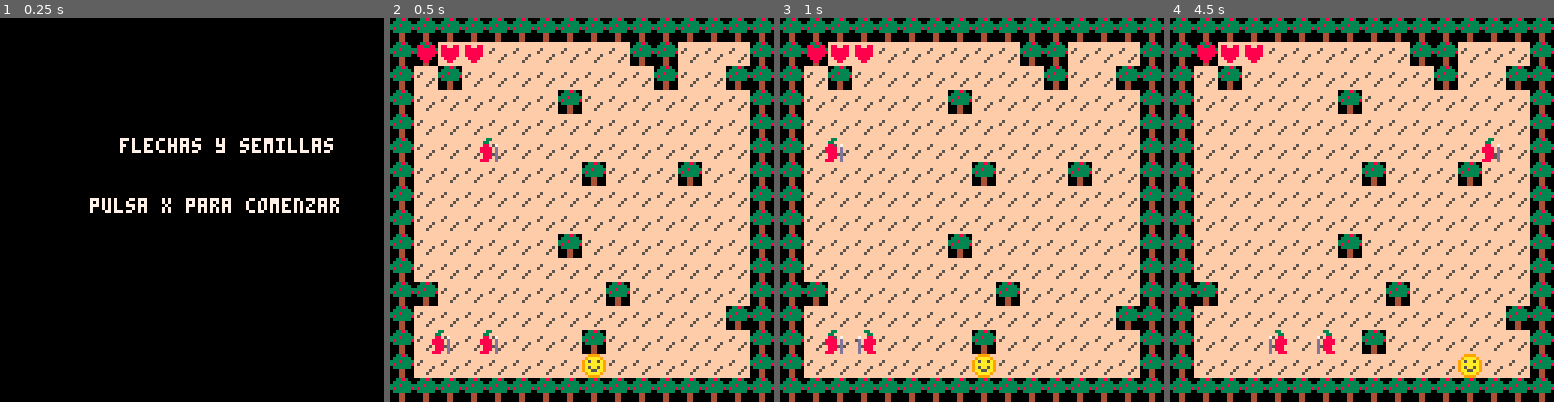
Above: before the commit, frames 1-4 (left to right).
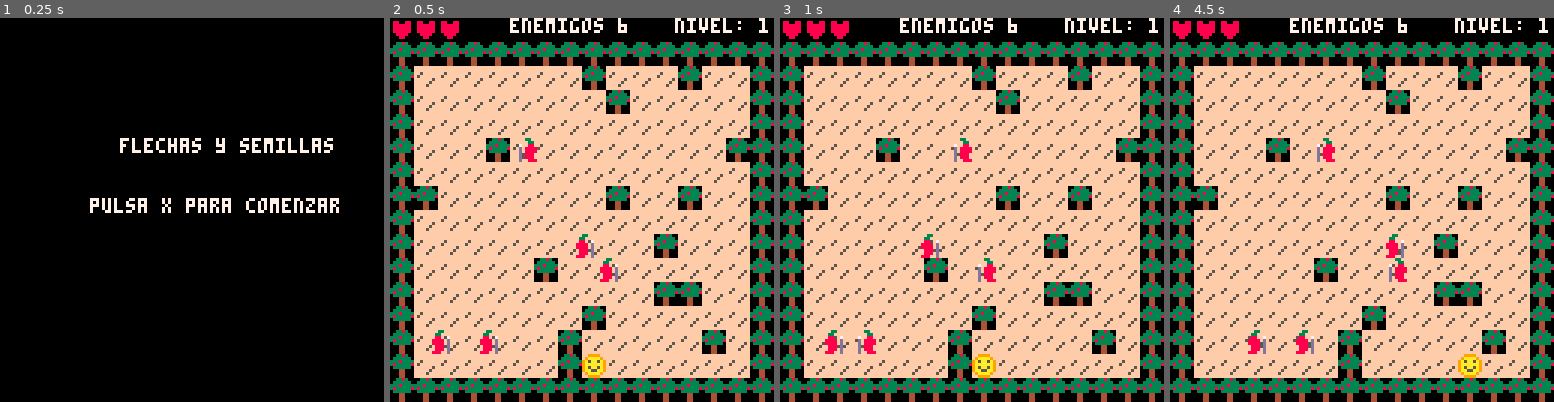
Above: after the commit, the same moments.

Repository: RodrigoS724/trees_archers
Game: PICO-8 cartridge demo.p8
Two runs of this game, one before a commit and one after it. Both use one fixed random seed, a clock stepped at 60 frames per second and the inputs below.
Inputs:
- Up to frame 1 (0.25 s): no input
- Up to frame 2 (0.5 s): tap X (X key) at 0.33 s
- Up to frame 3 (1 s): tap O (Z key) at 0.7 s
- Up to frame 4 (4.5 s): tap X (X key) at 1.07, 1.85, 2.97, 4.08 s; hold Right 1.6-2.1 s; tap O (Z key) every 0.4 s from 1.7 to 4.1 s; hold Up 2.15-2.42 s; hold Right 2.47-3.03 s; hold Left 3.08-3.58 s; hold Down 3.63-3.97 s; hold Right from 4.02 s (still down)

Frame 1 is identical in both runs. In frame 2, 19% of the frame differs, in the area x 0-100%, y 0-94%; in frame 3, 20%; in frame 4, 20%.

Commit message:
Se mejoro la UI, se mejoro la generacion del mundo y enemigos, se agregaron animaciones, se mejoraron droprates de recolectables, entre otras cosas

Diff:
--- a/demo.p8
+++ b/demo.p8
@@ -15,6 +15,8 @@
 puerta_abierta = false -- Nuevo estado para la puerta
 mostrar_mensaje_victoria = false -- Para mostrar mensaje de victoria
 nivel_actual = 1
+curas_recogidas = 0  -- contador de curas recogidas
+tiempo_mostrar_cura = 0  -- temporizador para mostrar el +1
 
 -- ENTIDAD BASE
 Entidad = {
@@ -37,23 +39,34 @@
 
 -- FUNCION PARA INICIAR EL JUEGO
 function iniciar_juego()
-				if es_nuevo_juego then
-								vidas = 3
-				end
+    if es_nuevo_juego then
+        vidas = 3
+    end
+
     jugador = Jugador:Crear()
+
+    -- reiniciar la tabla global de enemigos
     enemigos = {}
+    local total_enemigos = 5 + nivel_actual -- aumenta la cantidad total de enemigos con el nivel
+
+    -- calcular proporciれはn de enemigos tipo 1 y tipo 2
+    local prob_tipo1 = max(0.8 - (nivel_actual * 0.05), 0.3) -- tipo 1 predomina en niveles bajos
+    local prob_tipo2 = 1 - prob_tipo1 -- tipo 2 incrementa en niveles altos
+
+    for i = 1, total_enemigos do
+        if rnd(1) < prob_tipo1 then
+            -- generar enemigo tipo 1
+            local enemigo = Enemigo:Crear()
+            if enemigo then add(enemigos, enemigo) end
+        else
+            -- generar enemigo tipo 2
+            local enemigo = enemigo_tipo2:crear()
+            if enemigo then add(enemigos, enemigo) end
+        end
+    end
+
+    -- inicializar otras variables del juego
     jugador.muerto = false
-
-    for i = 1, 5 do
-        add(enemigos, Enemigo:Crear())  -- enemigo tipo 1 (sprite 5)
-    end
-
-    if nivel_actual >= 2 then
-        for i = 1, flr(nivel_actual / 2) do
-            add(enemigos, enemigo_tipo2:crear())  -- enemigo tipo 2 (sprite 6)
-        end
-    end
-
     flechas = {}
     puerta_abierta = false
     mostrar_mensaje_victoria = false
@@ -136,28 +149,35 @@
 
 function Enemigo:Crear()
     local x_aleatorio, y_aleatorio
-    local max_intentos = 200  -- nれむmero mれくximo de intentos para encontrar una posiciれはn vれくlida
     local intentos = 0
+    local max_intentos = 100 -- lれとmite de intentos para evitar bucles infinitos
 
     repeat
+        -- generar posiciれはn aleatoria dentro del rango vれくlido del mapa
         x_aleatorio = flr(rnd(MUNDO_ANCHO - 2)) + 2
         y_aleatorio = flr(rnd(MUNDO_ALTO - 3)) + 2
         intentos += 1
 
-        -- verificar que la posiciれはn no estれた ocupada por un bloque sれはlido (32) y que sea accesible
-    until mapa[y_aleatorio][x_aleatorio] ~= 32 and not ColisionConEnemigos({x = x_aleatorio, y = y_aleatorio, ancho = self.ancho, alto = self.alto}) and intentos < max_intentos
-
-    -- si alcanzamos el lれとmite de intentos, damos por imposible el spawn
+        -- verificar que la posiciれはn no estれた atrapada entre dos bloques no transitables
+        local atrapado_horizontal = es_no_transitable(x_aleatorio - 1, y_aleatorio)
+                                    and es_no_transitable(x_aleatorio + 1, y_aleatorio)
+
+        -- verificar que la posiciれはn sea transitable y no haya colisiones con otros enemigos
+    until not es_no_transitable(x_aleatorio, y_aleatorio)
+        and not atrapado_horizontal
+        and not ColisionConEnemigos({x = x_aleatorio, y = y_aleatorio, ancho = self.ancho, alto = self.alto})
+        and intentos < max_intentos
+
     if intentos == max_intentos then
-        -- aquれと podemos implementar algれむn tipo de soluciれはn de fallback
+        -- si no se encuentra una posiciれはn vれくlida, cancelar la generaciれはn
         return nil
     end
 
-    -- inicializamos las propiedades ancho y alto si no se han asignado
-    self.ancho = self.ancho or 8  -- aれねadido
-    self.alto = self.alto or 8    -- aれねadido
-
-    -- si encontramos una posiciれはn vれくlida, generamos el enemigo
+    -- inicializar propiedades ancho y alto si no estれくn definidas
+    self.ancho = self.ancho or 8
+    self.alto = self.alto or 8
+
+    -- crear el enemigo en la posiciれはn vれくlida
     local enemigo = setmetatable(Personaje.Crear(self, x_aleatorio * TILE_SIZE, y_aleatorio * TILE_SIZE, 50), Enemigo)
     enemigo.direccion = -1
     enemigo.velocidad = 1
@@ -196,12 +216,15 @@
     self.vida -= 10
     if self.vida <= 0 then
         local x, y = self.x, self.y
-        if rnd(1) < 0.3 then
-												crear_recolectable(x, y, 1) // tipo 1 es curacion
-								end
-								if rnd(1) < 0.2 then
-												crear_recolectable(x, y, 2) // tipo 2 aumento de vel de ataque
-								end
+
+        -- determinar si cae un recolectable y de quれた tipo
+        local probabilidad = rnd(1) -- nれむmero aleatorio entre 0 y 1
+        if probabilidad < 0.3 then
+            crear_recolectable(x, y, 1) -- tipo 1: curaciれはn
+        elseif probabilidad < 0.45 then
+            crear_recolectable(x, y, 2) -- tipo 2: aumento de velocidad de ataque
+        end
+
         self:Destruir()
     end
 end
@@ -210,38 +233,57 @@
     del(enemigos, self)
 end
 
--- nuevo tipo de enemigo que usa el sprite 6 y tiene mれくs vida y lれはgica de persecuciれはn
+-- enemigo 2
 enemigo_tipo2 = setmetatable({}, Personaje)
 enemigo_tipo2.__index = enemigo_tipo2
 
 function enemigo_tipo2:crear()
-    local x_aleatorio, y_aleatorio
     local max_intentos = 100
     local intentos = 0
+    local ancho_tiles = 2 -- tamaれねo del enemigo en tiles (2x2)
+    local alto_tiles = 2
+    local x_aleatorio, y_aleatorio
 
     repeat
-        x_aleatorio = flr(rnd(MUNDO_ANCHO - 2)) + 2
-        y_aleatorio = flr(rnd(MUNDO_ALTO - 3)) + 2
+        x_aleatorio = flr(rnd(MUNDO_ANCHO - ancho_tiles)) + 1
+        y_aleatorio = flr(rnd(MUNDO_ALTO - alto_tiles)) + 1
         intentos += 1
-    until mapa[y_aleatorio][x_aleatorio] ~= 32
-          and not ColisionConEnemigos({x = x_aleatorio, y = y_aleatorio, ancho = self.ancho, alto = self.alto})
+    until self:es_posicion_valida(x_aleatorio, y_aleatorio, ancho_tiles, alto_tiles)
+          and not ColisionConEnemigos({x = x_aleatorio, y = y_aleatorio, ancho = ancho_tiles * TILE_SIZE, alto = alto_tiles * TILE_SIZE})
           and intentos < max_intentos
 
     if intentos == max_intentos then
-        return nil
-    end
-
-    self.ancho = self.ancho or 8  -- aれねadido
-    self.alto = self.alto or 8
+        return nil -- no se pudo generar un enemigo vれくlido
+    end
+
+    -- inicializaciれはn del enemigo
+    self.ancho = ancho_tiles * TILE_SIZE
+    self.alto = alto_tiles * TILE_SIZE
     local enemigo = setmetatable(Personaje.Crear(self, x_aleatorio * TILE_SIZE, y_aleatorio * TILE_SIZE, 100), enemigo_tipo2)
     enemigo.direccion = -1
-    enemigo.velocidad = 1
-    enemigo.sprite = 6  -- usa el sprite 6
+    enemigo.velocidad = 0.75
+    enemigo.sprite = 6
     enemigo.vida = 100
-    enemigo.rango_det = 32  -- rango en el que detecta al jugador
-    enemigo.velocidad = 0.75  -- velocidad de persecuciれはn
+    enemigo.rango_det = 32
     return enemigo
 end
+
+function enemigo_tipo2:es_posicion_valida(x, y, ancho_tiles, alto_tiles)
+    for ty = y, y + alto_tiles - 1 do
+        for tx = x, x + ancho_tiles - 1 do
+            if mapa[ty] == nil or mapa[ty][tx] == nil or mapa[ty][tx] == 32 then
+                return false -- espacio ocupado o fuera del mapa
+            end
+        end
+    end
+
+    -- verificar que no estれた rodeado lateralmente por bloques intranzitables
+    local izquierda_bloqueada = mapa[y][x - 1] == 32 and mapa[y + alto_tiles - 1][x - 1] == 32
+    local derecha_bloqueada = mapa[y][x + ancho_tiles] == 32 and mapa[y + alto_tiles - 1][x + ancho_tiles] == 32
+
+    return not (izquierda_bloqueada and derecha_bloqueada)
+end
+
 
 function enemigo_tipo2:Movimiento()
     local dx = jugador.x - self.x
@@ -287,13 +329,16 @@
 function enemigo_tipo2:RecibirDanio()
     self.vida -= 10
     if self.vida <= 0 then
-    				local x, y = self.x, self.y
-    				if rnd(1) < 0.3 then
-												crear_recolectable(x, y, 1) // tipo 1 es curacion
-								end
-								if rnd(1) < 0.2 then
-												crear_recolectable(x, y, 2) // tipo 2 aumento de vel de ataque
-								end
+        local x, y = self.x, self.y
+
+        -- determinar si cae un recolectable y de quれた tipo
+        local probabilidad = rnd(1) -- nれむmero aleatorio entre 0 y 1
+        if probabilidad < 0.3 then
+            crear_recolectable(x, y, 1) -- tipo 1: curaciれはn
+        elseif probabilidad < 0.45 then
+            crear_recolectable(x, y, 2) -- tipo 2: aumento de velocidad de ataque
+        end
+
         self:Destruir()
     end
 end
@@ -360,13 +405,34 @@
 
 function Mundo:Generar()
     mapa = {}
+    no_transitables = {} -- tabla para guardar las posiciones no transitables
+
     for y = 1, MUNDO_ALTO do
         mapa[y] = {}
         for x = 1, MUNDO_ANCHO do
-            if x == 1 or x == MUNDO_ANCHO or y == 1 or y == MUNDO_ALTO then
-                mapa[y][x] = 32
+            -- primera fila (y == 1) serれく negra (vacれとa o sin elementos visibles)
+            if y == 1 then
+                mapa[y][x] = 0 -- usar un valor que corresponda al color negro o vacれとo
+            -- segunda fila (y == 2) tendrれく los れくrboles (u objetos similares)
+            elseif y == 2 then
+                -- aquれと generamos una hilera de れくrboles
+                if x == 1 or x == MUNDO_ANCHO then
+                    mapa[y][x] = 32 -- un れくrbol en los bordes
+                else
+                    mapa[y][x] = 32 -- れ▒rboles en los otros espacios
+                end
+                add(no_transitables, {x = x, y = y}) -- marcar las posiciones de los れくrboles como no transitables
+            -- para las demれくs filas
+            elseif x == 1 or x == MUNDO_ANCHO or y == MUNDO_ALTO then
+                mapa[y][x] = 32 -- paredes
+                add(no_transitables, {x = x, y = y})
             else
-                mapa[y][x] = (rnd(1) < 0.1) and 32 or 16
+                if rnd(1) < 0.1 then
+                    mapa[y][x] = 32 -- obstれくculo
+                    add(no_transitables, {x = x, y = y})
+                else
+                    mapa[y][x] = 16 -- piso transitable
+                end
             end
         end
     end
@@ -375,7 +441,10 @@
 function Mundo:Dibujar()
     for y = 1, MUNDO_ALTO do
         for x = 1, MUNDO_ANCHO do
-            spr(mapa[y][x], (x - 1) * TILE_SIZE, (y - 1) * TILE_SIZE)
+            -- para la primera fila (negra), no dibujamos nada, lo dejamos vacれとo
+            if mapa[y][x] ~= 0 then
+                spr(mapa[y][x], (x - 1) * TILE_SIZE, (y - 1) * TILE_SIZE)
+            end
         end
     end
     -- redibujar la puerta si estれく abierta
@@ -389,6 +458,16 @@
 end
 
 -- FUNCIONES DE COLISIれ⧗N
+function es_no_transitable(x, y)
+    for obstaculo in all(no_transitables) do
+        if obstaculo.x == x and obstaculo.y == y then
+            return true -- la posiciれはn es no transitable
+        end
+    end
+    return false -- la posiciれはn es transitable
+end
+
+
 function ColisionConTerrenoCompleto(x, y, ancho, alto)
     local tile_x1 = flr(x / TILE_SIZE) + 1
     local tile_y1 = flr(y / TILE_SIZE) + 1
@@ -401,11 +480,13 @@
 function colisionconrecolectables()
     for recolectable in all(recolectables) do
         if abs(jugador.x - recolectable.x) < 8 and abs(jugador.y - recolectable.y) < 8 then
-            if (recolectable.tipo==1) then
-            				vidas += 1
-            end
-            if (recolectable.tipo==2) then
-            				jugador:activar_velocidad_ataque()
+            if recolectable.tipo == 1 then
+                vidas += 1
+                curas_recogidas += 1  -- incrementar el contador de curas
+                tiempo_mostrar_cura = 60 * 2  -- mostrar el +1 durante 2 segundos (60 fps)
+            end
+            if recolectable.tipo == 2 then
+                jugador:activar_velocidad_ataque()
             end
             del(recolectables, recolectable)
         end
@@ -428,9 +509,9 @@
 function VerificarAperturaPuerta()
     if #enemigos == 0 and not puerta_abierta then
         puerta_abierta = true
-        local puerta_x1 = flr(MUNDO_ANCHO / 2)
+        local puerta_x1 = flr(MUNDO_ANCHO / 2)-1
         local puerta_x2 = puerta_x1 + 1
-        local puerta_y = 1
+        local puerta_y = 2
         mapa[puerta_y][puerta_x1] = 16
         mapa[puerta_y][puerta_x2] = 16
     end
@@ -438,8 +519,8 @@
 
 function VerificarVictoria()
     if puerta_abierta then
-        local puerta_x = flr(MUNDO_ANCHO / 2) * TILE_SIZE
-        local puerta_y = 0
+        local puerta_x = (flr(MUNDO_ANCHO / 2)-1) * TILE_SIZE
+        local puerta_y = 2
 
         if jugador.x >= puerta_x and jugador.x <= puerta_x + TILE_SIZE and jugador.y <= puerta_y + TILE_SIZE then
             estado_juego = "victoria"
@@ -522,6 +603,7 @@
         if btnp(4) or btnp(5) then
             estado_juego = "jugando"
             iniciar_juego(true)
+											 vidas=3
         end
     elseif estado_juego == "victoria" then
         if mostrar_mensaje_victoria then
@@ -540,6 +622,15 @@
         print("flechas y semillas", 40, 40, 7)
         print("pulsa x para comenzar", 30, 60, 7)
     elseif estado_juego == "jugando" then
+        for i = 1, vidas do
+            spr(80, 8 * i-8, 0)
+        end
+        if tiempo_mostrar_cura > 0 then
+            print("+1", 8 * (vidas), 0, 8)  -- cambia la posiciれはn segれむn donde quieras mostrarlo
+            tiempo_mostrar_cura -= 1  -- disminuir el temporizador en cada cuadro
+        end
+   					print("enemigos "..#enemigos, 40, 0, 7)
+        print("nivel: " .. nivel_actual, 95, 0, 7)
         Mundo:Dibujar()
         if jugador.invencible then
             -- mostrar el jugador de forma diferente si estれく invencible (p. ej., cambiando de color)
@@ -557,7 +648,6 @@
         end
 
         for flecha in all(flechas) do
-        print(flecha.direccion)
         				if(flecha.direccion==0) then--izq
         								spr(49, flecha.x, flecha.y)
         				elseif(flecha.direccion==1) then --derecha
@@ -570,10 +660,6 @@
         end
 
         draw_recolectables()
-
-        for i = 1, vidas do
-            spr(80, 8 * i, 8)
-        end
     elseif estado_juego == "fin" then
         print("has muerto!", 50, 60, 8)
         print("pulsa x para reiniciar", 20, 80, 7)
@@ -587,7 +673,8 @@
 
 function draw_recolectables()
     for recolectable in all(recolectables) do
-        spr(recolectable.sprite, recolectable.x, recolectable.y)
+        local flotacion = sin((time() * 2) + recolectable.x) * 1.5
+        spr(recolectable.sprite, recolectable.x, recolectable.y + flotacion)
     end
 end
 __gfx__
